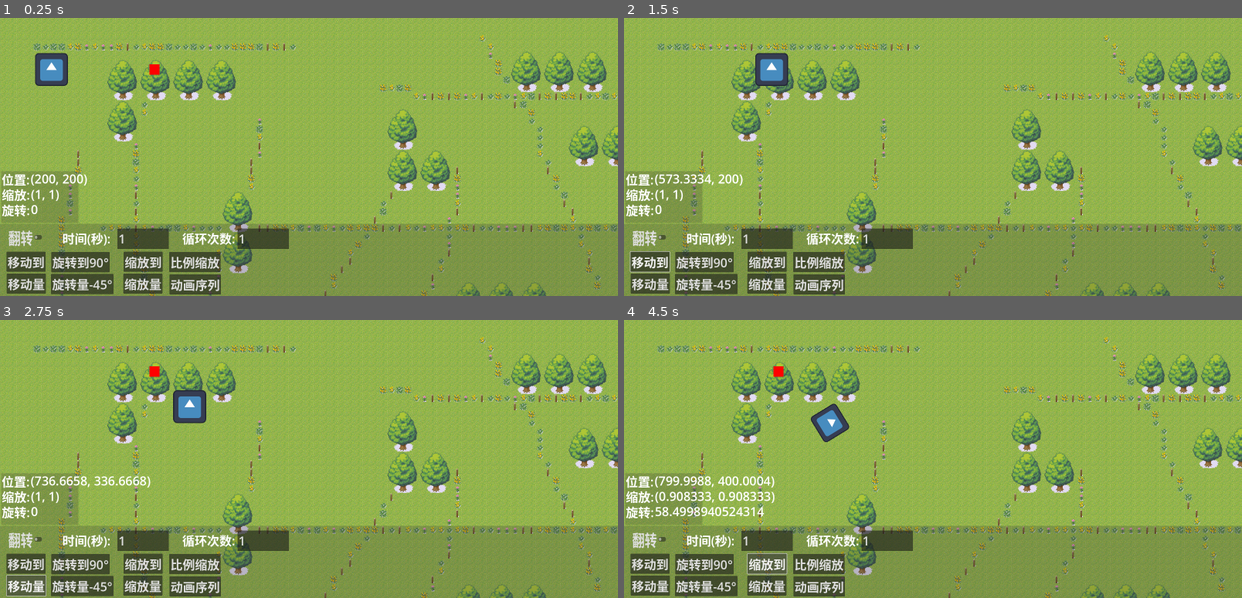
Above: before the commit, frames 1-4 (two rows, left to right).
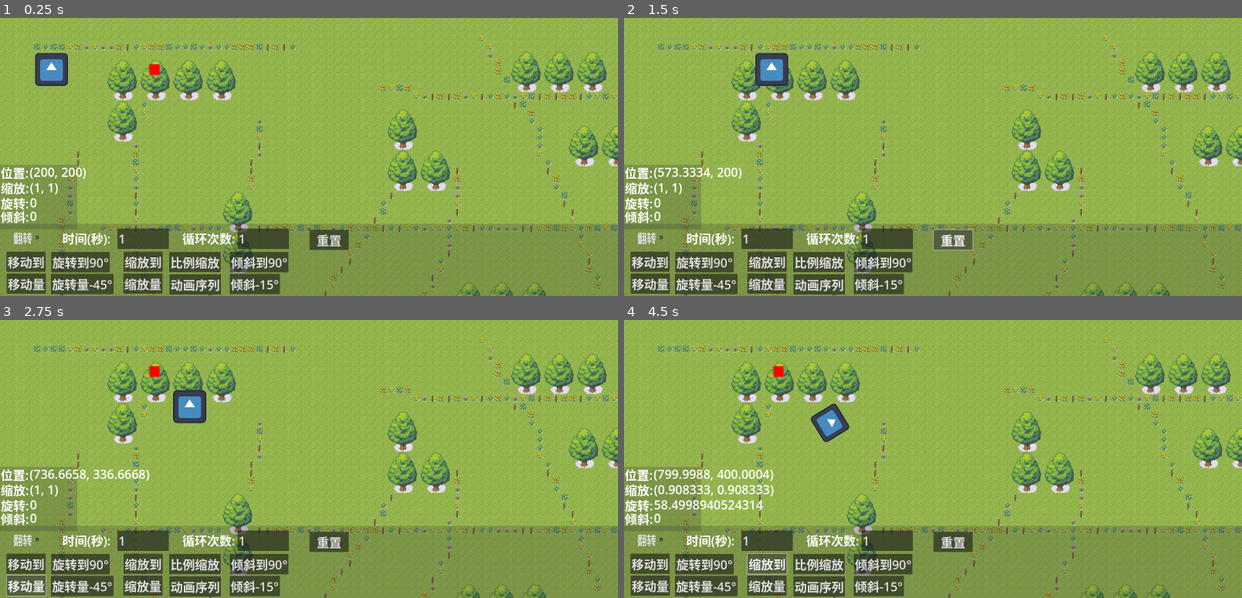
Above: after the commit, the same moments.

Repository: GCCH2023/Dice-By-Godot
Game: Godot game, scene res://场景/AnimationScene.tscn
The game is run twice, just before and just after one commit, with the same random seed, the same clock (stepped at 60 frames per second) and the same inputs. This scene is started directly instead of the project's main scene. The engine's default icon, where the game draws it, is replaced by a stand-in: a white triangle on a blue panel in a dark square.
Inputs (mouse positions are in pixels of both pictures, inside the frame that each line leads up to):
- Up to frame 1 (0.25 s): no input
- Up to frame 2 (1.5 s): click "移动到" at 0.5 s; click (951, 240) at 1.25 s, where only the run after the commit has a clickable "重置"
- Up to frame 3 (2.75 s): click "移动量" at 2 s
- Up to frame 4 (4.5 s): click "旋转到90°" at 2.75 s; click "旋转量-45°" at 3.5 s; click "缩放到" at 4.25 s

The runs differ from the first frame. In frame 1, 3.3% of the frame differs, in the area x 0-57%, y 52-100%; in frame 2, 3.6%; in frame 3, 3.7%; in frame 4, 4.7%.

Commit message:
添加了 Skew 动画

Diff:
--- a/场景/AnimationScene.gd
+++ b/场景/AnimationScene.gd
@@ -1,9 +1,10 @@
 extends Node2D
 
+var origin_transform
 
 # Called when the node enters the scene tree for the first time.
 func _ready():
-	pass # Replace with function body.
+	origin_transform = $Sprite2D.transform
 
 
 # Called every frame. 'delta' is the elapsed time since the previous frame.
@@ -11,7 +12,7 @@
 	$CanvasLayer/ColorRect2/PositionLabel/Label.text = str($Sprite2D.position)
 	$CanvasLayer/ColorRect2/ScaleLabel/Label.text = str($Sprite2D.scale)
 	$CanvasLayer/ColorRect2/RotationLabel/Label.text = str(rad_to_deg($Sprite2D.rotation))
-	pass
+	$CanvasLayer/ColorRect2/SkewLabel/Label.text = str(rad_to_deg($Sprite2D.skew))
 
 func get_duration()->float:
 	var duration = float($CanvasLayer/ColorRect/DurationLabel/TextEdit.text)
@@ -70,3 +71,17 @@
 	GCAM.MoveBy.new($Sprite2D, Vector2(-400, 0), 0.5),
 	GCAM.MoveBy.new($Sprite2D, Vector2(0, -400), 0.5)]
 	AnimationManager.sequence(anims, get_flip(), get_loop_count())
+
+
+func _on_skew_to_pressed():
+	# 倾斜到指定角度
+	AnimationManager.skew_to($Sprite2D, 90, get_duration(), get_flip(), get_loop_count())
+
+
+func _on_reset_button_pressed():
+	$Sprite2D.transform = origin_transform
+
+
+func _on_skey_by_pressed():
+	# 倾斜变化量角度
+	AnimationManager.skew_by($Sprite2D, -15, get_duration(), get_flip(), get_loop_count())
--- a/场景/AnimationScene.tscn
+++ b/场景/AnimationScene.tscn
@@ -40,10 +40,9 @@
 anchors_preset = 2
 anchor_top = 1.0
 anchor_bottom = 1.0
-offset_left = 4.0
-offset_top = -484.0
-offset_right = 304.0
-offset_bottom = -284.0
+offset_top = -510.0
+offset_right = 300.0
+offset_bottom = -260.0
 grow_vertical = 0
 color = Color(0.196078, 0.196078, 0.196078, 0.239216)
 
@@ -92,6 +91,23 @@
 text = "旋转:"
 
 [node name="Label" type="Label" parent="CanvasLayer/ColorRect2/RotationLabel"]
+layout_mode = 0
+offset_left = 113.0
+offset_right = 318.0
+offset_bottom = 70.0
+theme_override_font_sizes/font_size = 48
+text = "位置:"
+
+[node name="SkewLabel" type="Label" parent="CanvasLayer/ColorRect2"]
+layout_mode = 0
+offset_left = 3.0
+offset_top = 166.0
+offset_right = 208.0
+offset_bottom = 236.0
+theme_override_font_sizes/font_size = 48
+text = "倾斜:"
+
+[node name="Label" type="Label" parent="CanvasLayer/ColorRect2/SkewLabel"]
 layout_mode = 0
 offset_left = 113.0
 offset_right = 318.0
@@ -113,13 +129,23 @@
 
 [node name="FlipButton" type="CheckButton" parent="CanvasLayer/ColorRect"]
 layout_mode = 0
-offset_left = 26.0
-offset_top = 1.0
-offset_right = 170.0
-offset_bottom = 76.0
-scale = Vector2(1, 1.304)
+offset_left = 47.0
+offset_top = 14.0
+offset_right = 191.0
+offset_bottom = 89.0
+scale = Vector2(0.767, 1)
 theme_override_font_sizes/font_size = 48
 text = "翻转"
+
+[node name="ResetButton" type="Button" parent="CanvasLayer/ColorRect"]
+layout_mode = 0
+offset_left = 1202.0
+offset_top = 23.0
+offset_right = 1354.0
+offset_bottom = 98.0
+theme_override_font_sizes/font_size = 48
+text = "重置
+"
 
 [node name="DurationLabel" type="Label" parent="CanvasLayer/ColorRect"]
 layout_mode = 0
@@ -228,6 +254,27 @@
 text = "比例缩放
 "
 
+[node name="Skew" type="Node2D" parent="CanvasLayer/ColorRect"]
+position = Vector2(891, 111)
+
+[node name="Button" type="Button" parent="CanvasLayer/ColorRect/Skew"]
+offset_left = 2.0
+offset_top = -2.0
+offset_right = 229.0
+offset_bottom = 73.0
+theme_override_font_sizes/font_size = 48
+text = "倾斜到90°
+"
+
+[node name="Button2" type="Button" parent="CanvasLayer/ColorRect/Skew"]
+offset_left = 1.0
+offset_top = 83.0
+offset_right = 153.0
+offset_bottom = 158.0
+theme_override_font_sizes/font_size = 48
+text = "倾斜-15°
+"
+
 [node name="Sequence" type="Node2D" parent="CanvasLayer/ColorRect"]
 position = Vector2(658, 113)
 
@@ -239,6 +286,7 @@
 text = "动画序列
 "
 
+[connection signal="pressed" from="CanvasLayer/ColorRect/ResetButton" to="." method="_on_reset_button_pressed"]
 [connection signal="pressed" from="CanvasLayer/ColorRect/Move/Button" to="." method="_on_move_to_pressed"]
 [connection signal="pressed" from="CanvasLayer/ColorRect/Move/Button2" to="." method="_on_move_by_pressed"]
 [connection signal="pressed" from="CanvasLayer/ColorRect/Rotate/Button" to="." method="_on_rotate_to_pressed"]
@@ -246,4 +294,6 @@
 [connection signal="pressed" from="CanvasLayer/ColorRect/Sclae/Button" to="." method="_on_scale_to_pressed"]
 [connection signal="pressed" from="CanvasLayer/ColorRect/Sclae/Button2" to="." method="_on_scale_by_pressed"]
 [connection signal="pressed" from="CanvasLayer/ColorRect/Sclae/Button3" to="." method="_on_scale_ratio_pressed"]
+[connection signal="pressed" from="CanvasLayer/ColorRect/Skew/Button" to="." method="_on_skew_to_pressed"]
+[connection signal="pressed" from="CanvasLayer/ColorRect/Skew/Button2" to="." method="_on_skey_by_pressed"]
 [connection signal="pressed" from="CanvasLayer/ColorRect/Sequence/Button3" to="." method="_on_sequence_pressed"]
--- a/脚本/AnimationManager.gd
+++ b/脚本/AnimationManager.gd
@@ -250,6 +250,28 @@
 			origin = node.scale
 			end = origin * target
 
+# 倾斜节点一个变化量的动画
+class SkewBy extends DeltaAnimation:
+
+	func _init(node:Node2D, degree:float, duration:float=1, is_flip:bool=false, loop_count:int=1):
+		super._init(node, node.skew, deg_to_rad(degree), duration, is_flip, loop_count)
+
+	func change(time:float):
+		if is_flipping:
+			node.skew -= delta * time
+		else:
+			node.skew += delta * time
+
+# 倾斜节点到目标值的动画
+class SkewTo extends TargetAnimation:
+
+	func _init(node:Node2D, target:float, duration:float=1, is_flip:bool=false, loop_count:int=1):
+		super._init(node, node.skew, deg_to_rad(target), duration, is_flip, loop_count)
+
+	func change(time:float):
+		node.skew = lerp(origin, target, time)
+
+
 # 序列动画, 可以容纳多个动画, 这些动画依次播放
 class SequenceAnimation extends GCAnimation:
 	var anims : Array
@@ -314,6 +336,20 @@
 	add_anim(anim)
 	return anim
 
+# 将节点node从当前角度倾斜到指定角度
+# degreee 是正值则顺时针倾斜, 负值则逆时针倾斜
+func skew_to(node:Node2D, degreee:float, duration:float=1, is_flip:bool=false, loop_count:int=1):
+	var anim = SkewTo.new(node, degreee, duration, is_flip, loop_count)
+	add_anim(anim)
+	return anim
+
+# 增量方式倾斜节点
+# degreee 是正值则顺时针倾斜, 负值则逆时针倾斜
+func skew_by(node:Node2D, degreee:float, duration:float=1, is_flip:bool=false, loop_count:int=1):
+	var anim = SkewBy.new(node, degreee, duration, is_flip, loop_count)
+	add_anim(anim)
+	return anim
+
 func scale_to(node:Node2D, target:Vector2, duration:float=1, is_flip:bool=false, loop_count:int=1):
 	var anim = ScaleTo.new(node, target, duration, is_flip, loop_count)
 	add_anim(anim)
